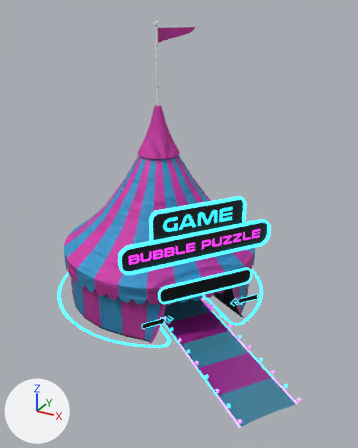
The glTF model tentGame2.glb: old version first, new version second.
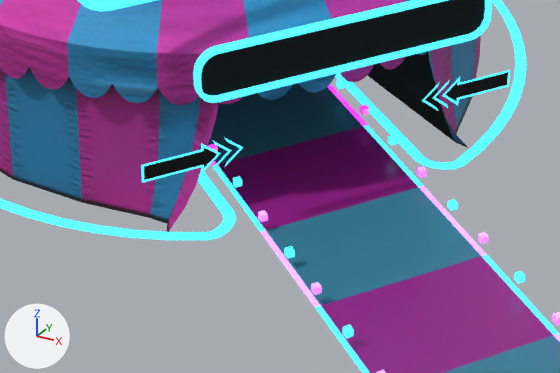
There are two pictures of each version: one whole from a 50 mm lens placed at (-2.135, 0.536, 1.671), pointed at (-3.351, 2.747, 0.565), one close up on the part from 27% to 76% of the width and 61% to 87% of the height. Arrows for +X, +Y and +Z are at lower left; the lights stay in place. Where no turn or scale is listed for an object, it has been applied to the vertices.
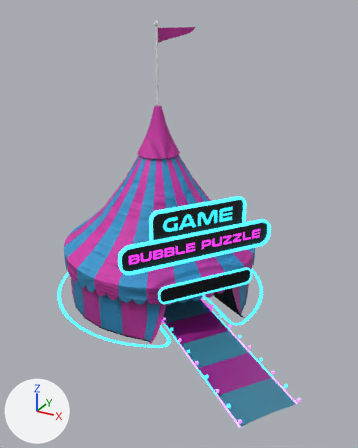
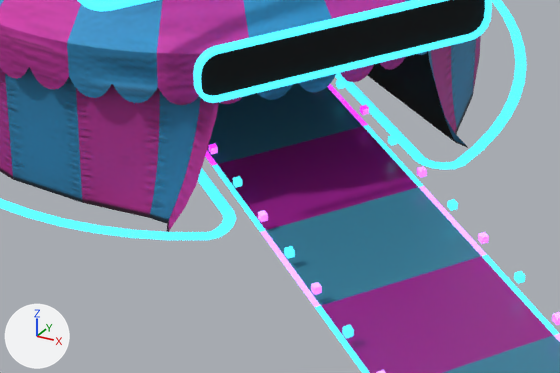
Where the change shows, as pixel boxes [x1, y1, x2, y2] in the close-ups (560 x 373 px):
'comeInArrow.003', deleted
    before: [141, 137, 243, 183]
    faces in mat_black (black #000000): [144, 148, 217, 180]
    faces in mat_glow_blue (cyan #2fd5e7): [141, 137, 243, 183]
'comeInArrow.002', deleted
    before: [422, 70, 510, 111]
    faces in mat_black (black #000000): [445, 72, 508, 101]
    faces in mat_glow_blue (cyan #2fd5e7): [422, 70, 510, 111]

What the commit changed:
Object 'comeInArrow.002' (ob_comeinarrow_002) is deleted.
Object 'comeInArrow.003' (ob_comeinarrow_003) is deleted.
